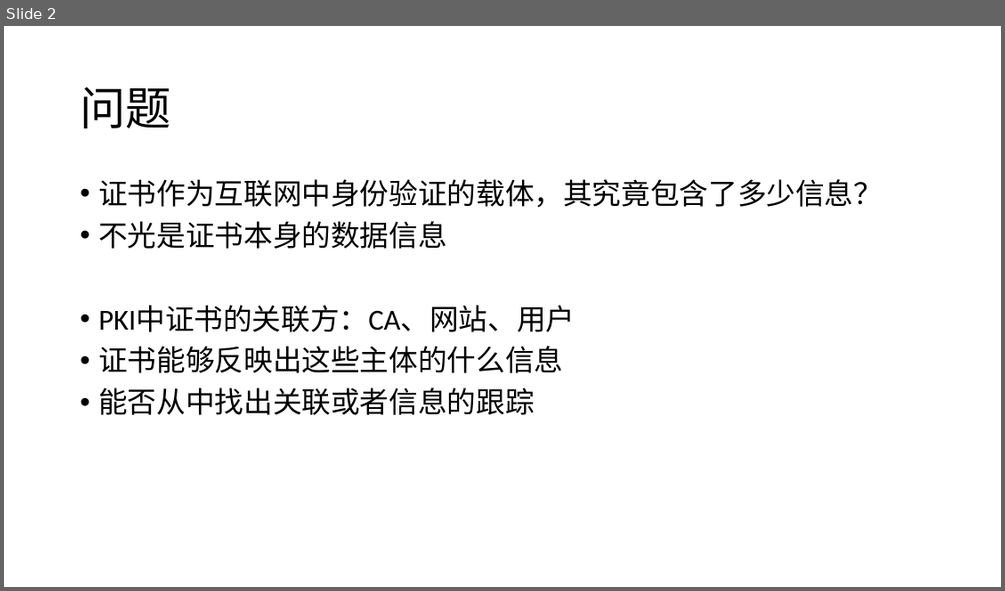
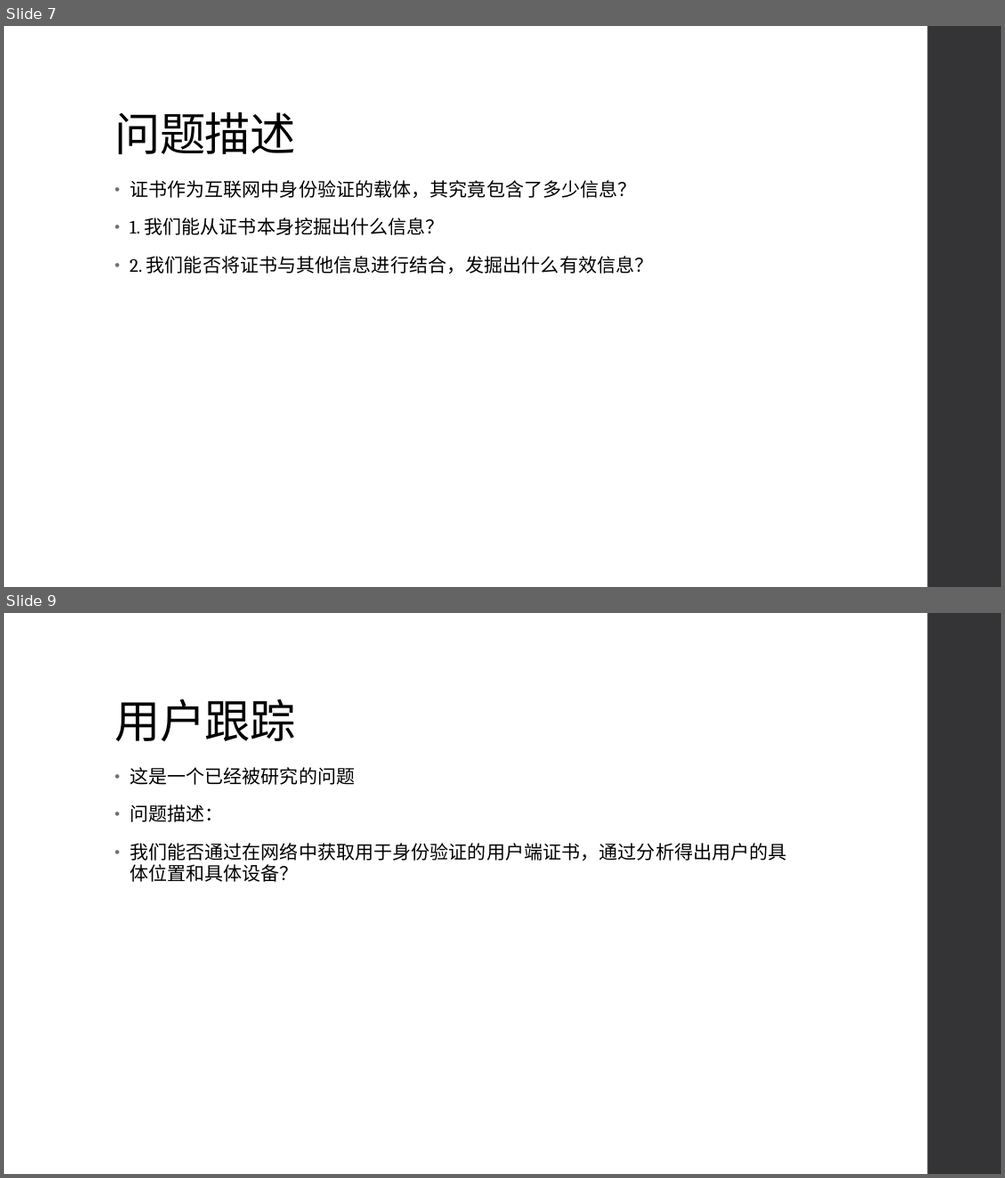
Before and after one commit to netsyscode/SSL-TLS-Certificate, a slide deck: 研究问题思考.pptx. Shown one above the other, each under a label of ours: slide 2 before the commit, slides 7 and 9 after it; the slides between them are not shown. The pictures are 1005x591 and 1005x1178 pixels, drawn with LibreOffice and Linux fonts; fonts in the diff are those of the drawing. Boxes give left, top, right and bottom in pixels: in the first picture for what was removed or moved away, otherwise in the second. Text is boxed around its words. In the diff, an @@ line names an element or a change of style, - is before the commit and + after.

```diff
--- a/研究问题思考.pptx
+++ b/研究问题思考.pptx
@@ slide 9 added at (4, 613, 1001, 1174), background #FFFFFF; not listed: 1 template element that a slide beside it also shows @@
@@ title added at (114, 699, 296, 741), 44 pt, text #000000 @@
+用户跟踪
@@ text added at (129, 767, 787, 882), 18 pt, text #000000 @@
+• 这是一个已经被研究的问题
+• 问题描述：
+• 我们能否通过在网络中获取用于身份验证的用户端证书，通过分析得出用户的具体位置和具体设备？
@@ what was slide 2 is now slide 7 @@
@@ slide 7 changed as well @@
@@ rectangle added at (928, 26, 1001, 587), fill #353537 @@
@@ title "问题描述" at (114, 112, 296, 154): vertical alignment middle to bottom @@
@@ title at (114, 112, 296, 154): text changed; font Calibri to Cambria @@
-问题
+问题描述
@@ text "证书作为互联网中身份验证的载体，其究竟包含了多少信息？": place and size @@
-text "证书作为互联网中身份验证的载体，其究竟包含了多少信息？" at (98, 179, 882, 415)
+text "证书作为互联网中身份验证的载体，其究竟包含了多少信息？" at (129, 180, 654, 273)
@@ text at (129, 180, 637, 198): size 28 to 18 pt, font Calibri to Cambria, letter spacing 0 to 0.1 pt in "证书作为互联网中身份验证的载体，其究竟包含了多少信息？"; indent changed; line spacing 0.9 to 0.95; more space between paragraphs @@
@@ text at (129, 217, 654, 273): text changed; size 28 to 18 pt; font Calibri to Cambria @@
-• 不光是证书本身的数据信息
-• PKI中证书的关联方：CA、网站、用户
-• 证书能够反映出这些主体的什么信息
-• 能否从中找出关联或者信息的跟踪
+• 1. 我们能从证书本身挖掘出什么信息？
+• 2. 我们能否将证书与其他信息进行结合，发掘出什么有效信息？
```
Also in this commit, not shown: 1 other slide changed, 12 other slides added, 1 slide removed.
